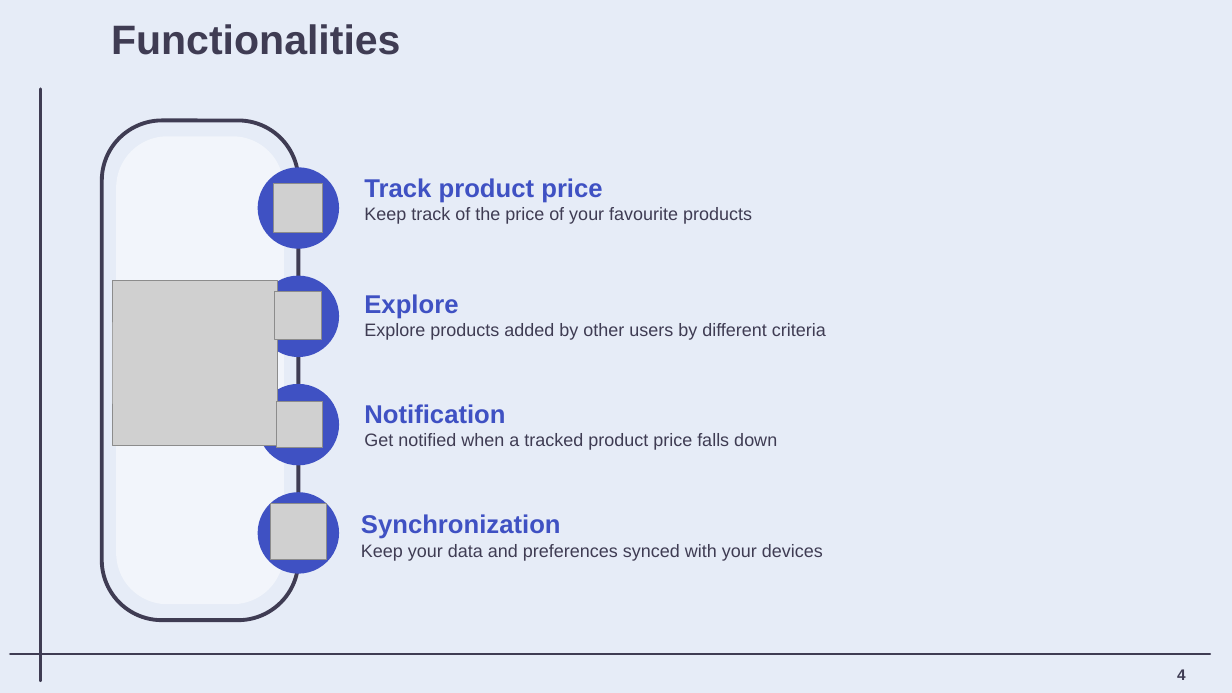
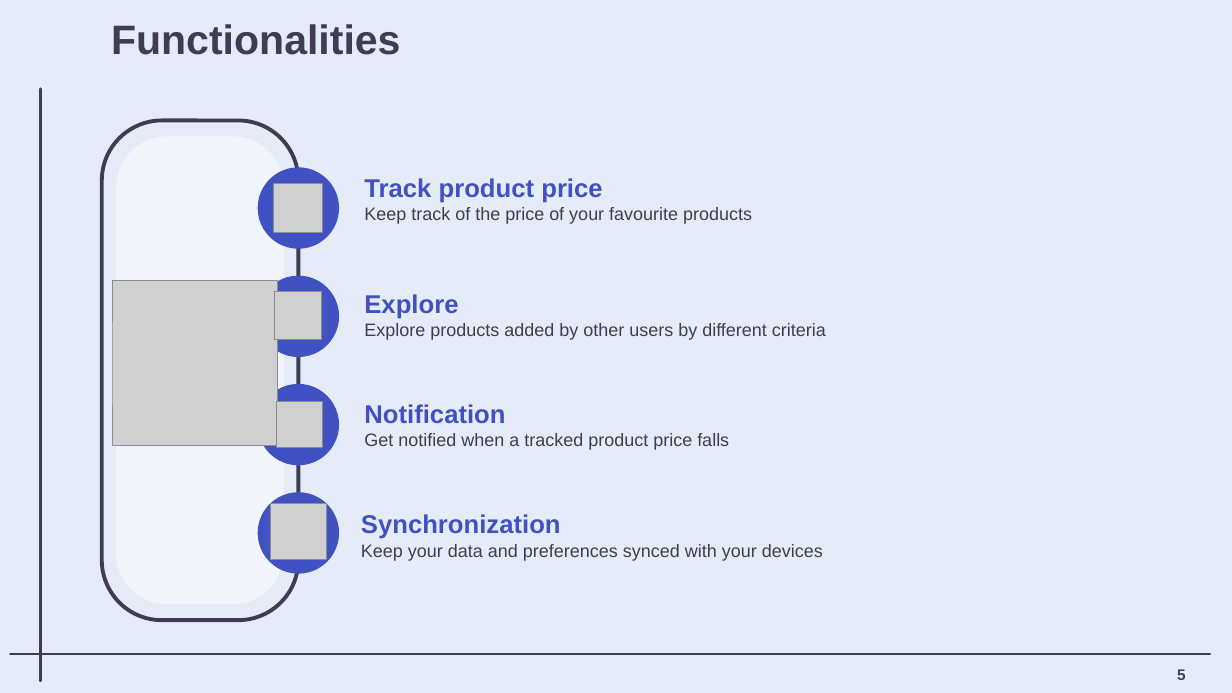
Before and after one commit to matteovisotto/DIMA-SirianiVisotto, a slide deck: slide 6 of Presentation/DIMA_myAPTracker_Presentation.pptx (slide 5 before the commit). Drawn at 1232x693 pixels with LibreOffice and Linux fonts; fonts in the diff are those of the drawing; grey boxes stand for pictures; background and template pictures are left out. Boxes give left, top, right and bottom in pixels: in the first picture for what was removed or moved away, otherwise in the second. Text is boxed around its words. In the diff, an @@ line names an element or a change of style, - is before the commit and + after.

```diff
--- a/Presentation/DIMA_myAPTracker_Presentation.pptx
+++ b/Presentation/DIMA_myAPTracker_Presentation.pptx
@@ text at [364, 433, 729, 450]: text changed @@
-Get notified when a tracked product price falls down
+Get notified when a tracked product price falls
@@ page number at [1177, 669, 1186, 680]: text changed @@
-4
+5
```
Also in this commit, not shown: 2 other slides changed, 3 slides added, 1 slide removed, 1 other file.
